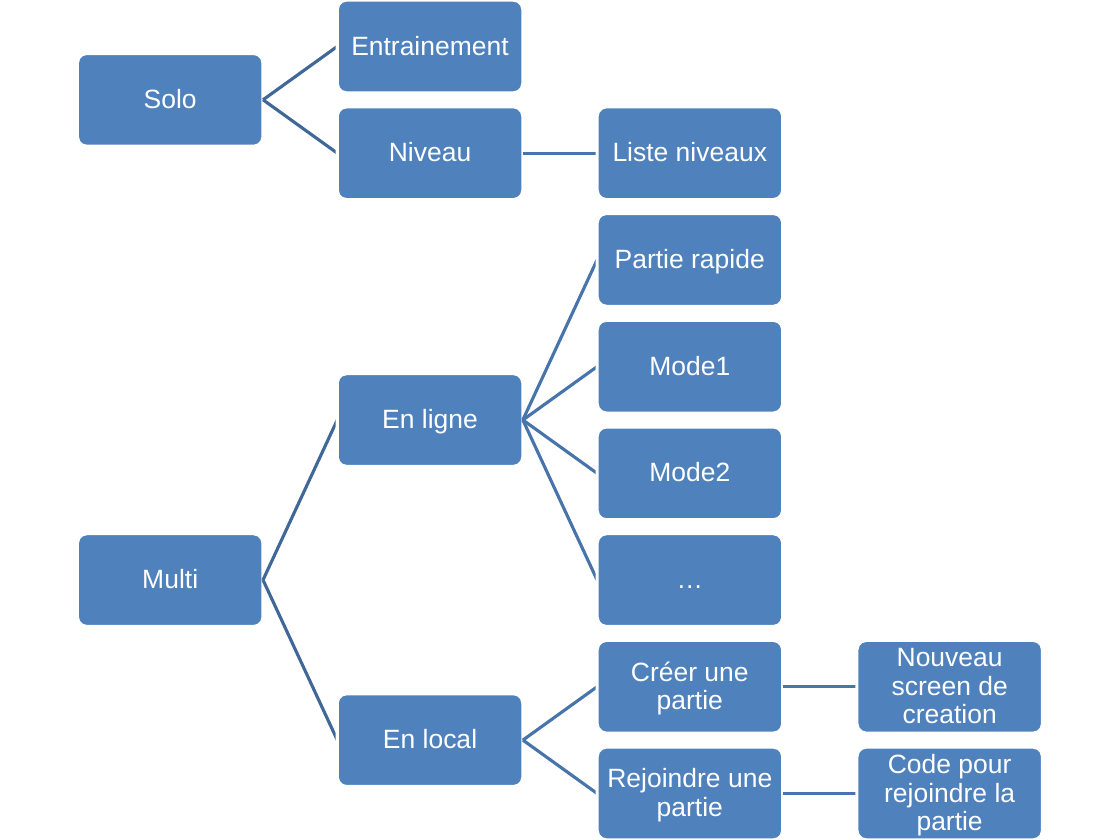
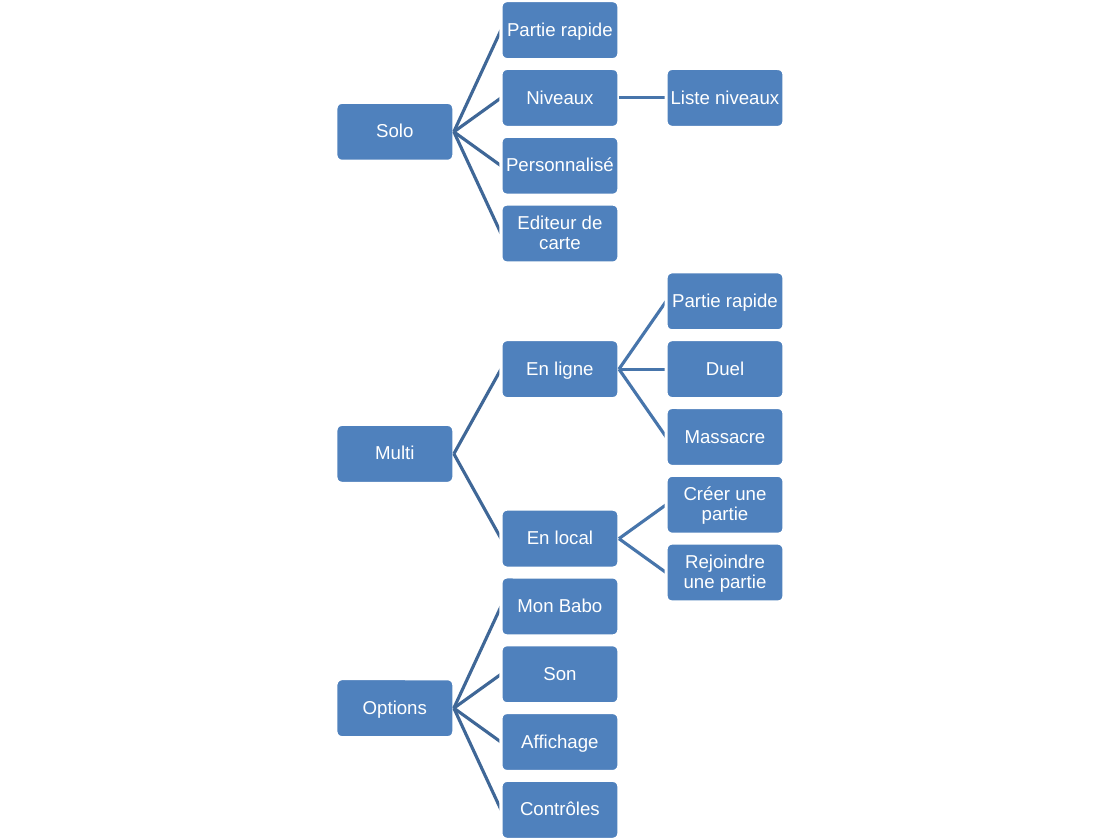
Before and after one commit to realitix/babo-old-libgdx, a slide deck: slide 1 of design/menu/archi_menu.pptx. Drawn at 1120x840 pixels with LibreOffice and Linux fonts; fonts in the diff are those of the drawing. Boxes give left, top, right and bottom in pixels: in the first picture for what was removed or moved away, otherwise in the second. Text is boxed around its words. In the diff, an @@ line names an element or a change of style, - is before the commit and + after.

Commit message:
Amelioration du menu avec l'introduction des phrases pour chaques action permmettant de s'y retrouver plus facilement

```diff
--- a/design/menu/archi_menu.pptx
+++ b/design/menu/archi_menu.pptx
@@ rounded rectangle: place and size @@
-rounded rectangle at [337,0,523,93]
+rounded rectangle at [501,1,618,60]
@@ freeform shape at [453,30,501,132]: rotation 324 to 294 degrees; outline redrawn @@
@@ rounded rectangle: place and size @@
-rounded rectangle at [597,106,783,199]
+rounded rectangle at [666,68,784,128]
@@ text "Liste niveaux": place and size @@
-text "Liste niveaux" at [613,142,767,162]
+text "Liste niveaux" at [671,90,779,104]
@@ rounded rectangle: place and size @@
-rounded rectangle at [337,106,523,199]
+rounded rectangle at [336,102,454,161]
@@ text "Solo": place and size @@
-text "Solo" at [144,89,197,109]
+text "Solo" at [376,123,413,137]
@@ freeform shape at [453,97,501,132]: rotation 35 to 324 degrees; outline redrawn @@
@@ freeform shape: place and size @@
-freeform shape at [523,152,597,155]
+freeform shape at [619,97,666,99]
@@ rounded rectangle: place and size @@
-rounded rectangle at [597,214,783,307]
+rounded rectangle at [666,272,784,332]
@@ text "Partie rapide": place and size @@
-text "Partie rapide" at [615,249,765,274]
+text "Partie rapide" at [672,293,778,311]
@@ freeform shape at [619,301,667,370]: rotation 294 to 304 degrees; outline redrawn @@
@@ text "En ligne": place and size @@
-text "En ligne" at [382,409,478,434]
+text "En ligne" at [526,361,593,379]
@@ rounded rectangle: place and size @@
-rounded rectangle at [597,320,783,413]
+rounded rectangle at [666,339,784,399]
@@ freeform shape at [619,368,667,437]: rotation 324 to 55 degrees; outline redrawn @@
@@ rounded rectangle: place and size @@
-rounded rectangle at [337,374,523,467]
+rounded rectangle at [336,424,454,484]
@@ text "Multi": place and size @@
-text "Multi" at [142,569,198,588]
+text "Multi" at [375,445,414,459]
@@ freeform shape at [453,453,502,538]: rotation 294 to 60 degrees; outline redrawn @@
@@ rounded rectangle: place and size @@
-rounded rectangle at [597,427,783,520]
+rounded rectangle at [666,475,784,534]
@@ text "Créer une partie": place and size @@
-text "Créer une partie" at [631,661,748,715]
+text "Créer une partie" at [684,486,766,524]
@@ freeform shape at [619,504,667,539]: rotation 65 to 324 degrees; outline redrawn @@
@@ text "En local": place and size @@
-text "En local" at [383,729,478,748]
+text "En local" at [527,530,593,544]
@@ freeform shape: place and size @@
-freeform shape at [522,419,598,475]
+freeform shape at [619,538,667,572]
@@ rounded rectangle: place and size @@
-rounded rectangle at [597,533,783,626]
+rounded rectangle at [666,543,784,603]
@@ size 17 to 12 pt; less space between paragraphs in 8 elements at [672,293,778,311], [671,90,779,104], [526,361,593,379], [376,123,413,137], [684,486,766,524], [375,445,414,459], [527,530,593,544], [684,554,767,592] @@
@@ text "Rejoindre une partie": place and size @@
-text "Rejoindre une partie" at [607,768,772,821]
+text "Rejoindre une partie" at [684,554,767,592]
@@ freeform shape at [453,606,501,708]: rotation 65 to 294 degrees; outline redrawn @@
@@ rounded rectangle: place and size @@
-rounded rectangle at [597,641,783,734]
+rounded rectangle at [501,645,618,704]
@@ rounded rectangle: place and size @@
-rounded rectangle at [337,693,523,786]
+rounded rectangle at [336,679,454,738]
@@ freeform shape at [453,708,501,743]: outline #4875AC 2 pt to #3F6797 2 pt; rotation 324 to 35 degrees; outline redrawn @@
@@ group removed at [77,36,1043,840]: 7 texts, 4 rounded rectangles, 3 freeform shapes @@
-Entrainement
-Niveau
-Mode1
-Mode2
-…
-Nouveau screen de creation
-Code pour rejoindre la partie
@@ rounded rectangle: place and size @@
-rounded rectangle at [597,747,783,840]
+rounded rectangle at [501,781,618,840]
@@ group added at [363,22,784,815]: 11 texts, 8 rounded rectangles, 6 freeform shapes @@
+Partie rapide
+Niveaux
+Personnalisé
+Editeur de carte
+Duel
+Massacre
+Options
+Mon Babo
+Son
+Affichage
+Contrôles
```
Also in this commit, not shown: 4 other files.
